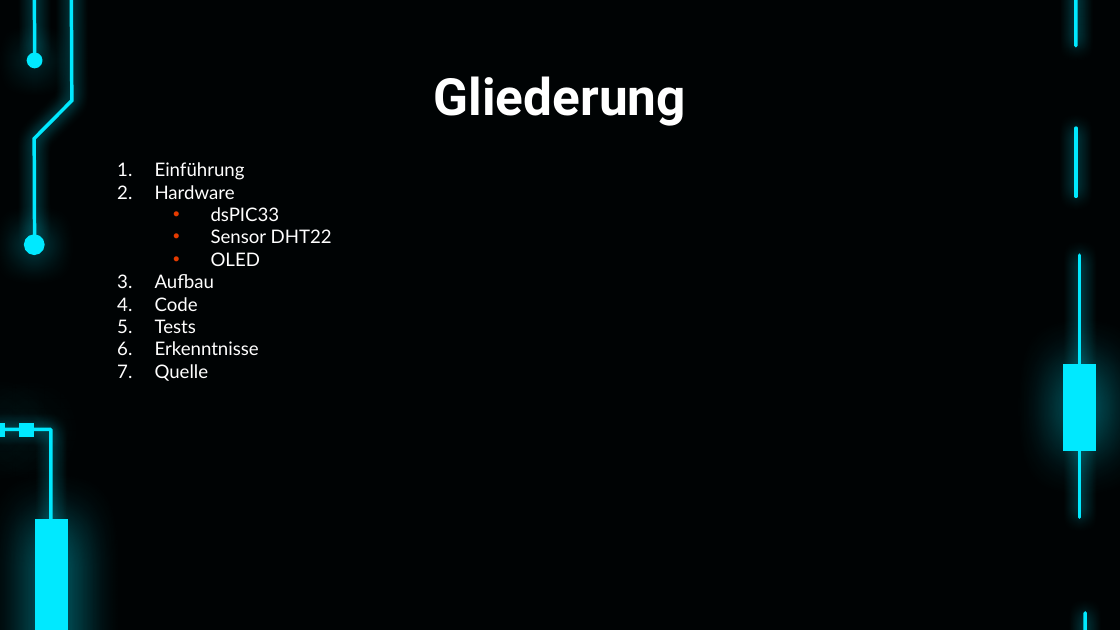
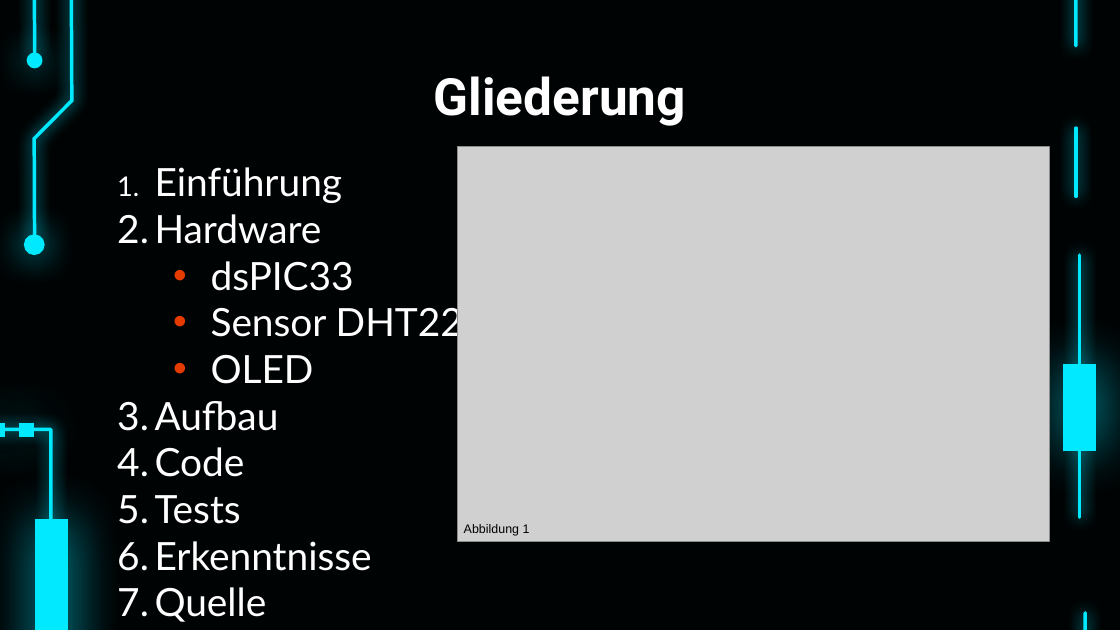
Before and after one commit to bayerju/mikro_loabor, a slide deck: slide 2 of MIC.pptx. Drawn at 1120x630 pixels with LibreOffice and Linux fonts; fonts in the diff are those of the drawing; grey boxes stand for pictures. Boxes give left, top, right and bottom in pixels: in the first picture for what was removed or moved away, otherwise in the second. Text is boxed around its words. In the diff, an @@ line names an element or a change of style, - is before the commit and + after.

```diff
--- a/MIC.pptx
+++ b/MIC.pptx
@@ text "Einführung" at bbox=[155, 167, 463, 571]: size 12 to 25 pt @@
@@ picture added at bbox=[457, 147, 1048, 541] @@
@@ text added at bbox=[464, 524, 530, 536], 8 pt, text #000000 @@
+Abbildung 1
```
Also in this commit, not shown: 8 other slides changed, 6 slides added, 5 slides removed, 4 other files.
